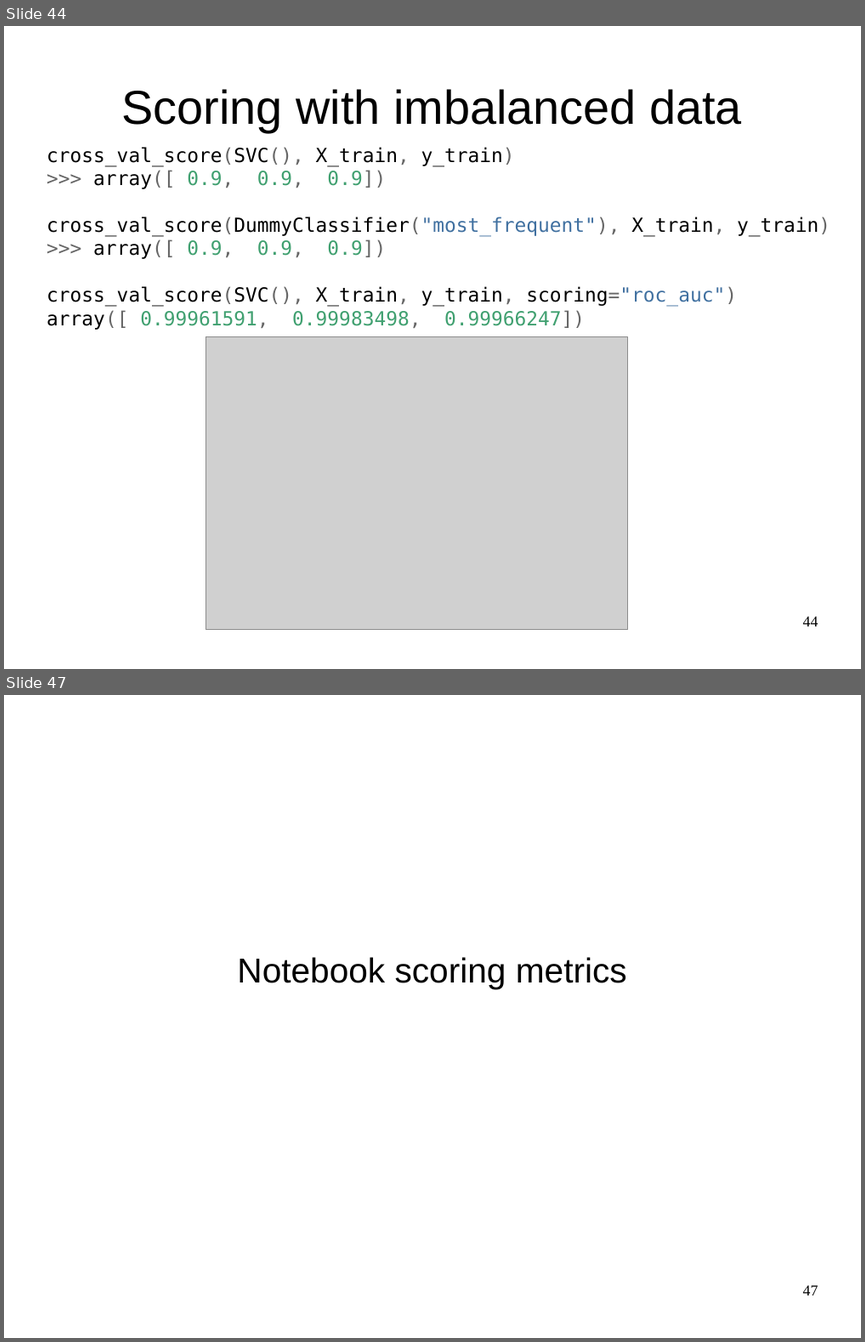
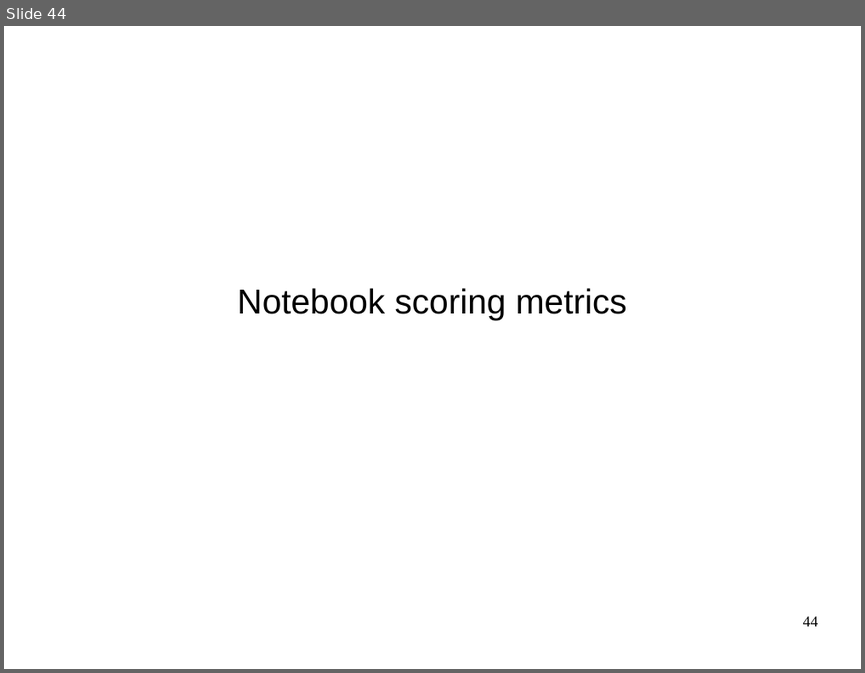
Before and after one commit to amueller/advanced-sklearn-boston-nlp-2016, a slide deck: pydata-amsterdam-advanced-sklearn.odp. Shown one above the other, each under a label of ours: slides 44 and 47 before the commit, slide 44 after it; the slides between them are not shown. The pictures are 865x1342 and 865x673 pixels, drawn with LibreOffice and Linux fonts; fonts in the diff are those of the drawing; grey boxes stand for pictures. Boxes give left, top, right and bottom in pixels: in the first picture for what was removed or moved away, otherwise in the second. Text is boxed around its words. In the diff, an @@ line names an element or a change of style, - is before the commit and + after.

Commit message:
update talk

```diff
--- a/pydata-amsterdam-advanced-sklearn.odp
+++ b/pydata-amsterdam-advanced-sklearn.odp
@@ slide 44 removed at bbox=[4, 26, 861, 669], background #FFFFFF @@
@@ title removed at bbox=[122, 89, 742, 132] @@
-Scoring with imbalanced data
@@ text removed at bbox=[46, 147, 830, 329] @@
-cross_val_score(SVC(), X_train, y_train)
->>> array([ 0.9, 0.9, 0.9])
-cross_val_score(DummyClassifier("most_frequent"), X_train, y_train)
->>> array([ 0.9, 0.9, 0.9])
-cross_val_score(SVC(), X_train, y_train, scoring="roc_auc")
-array([ 0.99961591, 0.99983498, 0.99966247])
@@ picture removed at bbox=[206, 337, 628, 630] @@
@@ page number removed at bbox=[803, 616, 818, 626] @@
-44
@@ what was slide 47 is now slide 44 @@
@@ page number at bbox=[803, 616, 818, 626]: text changed @@
-47
+44
```
Also in this commit, not shown: 3 slides changed, 1 slide added, 3 other slides removed, 1 other file.
